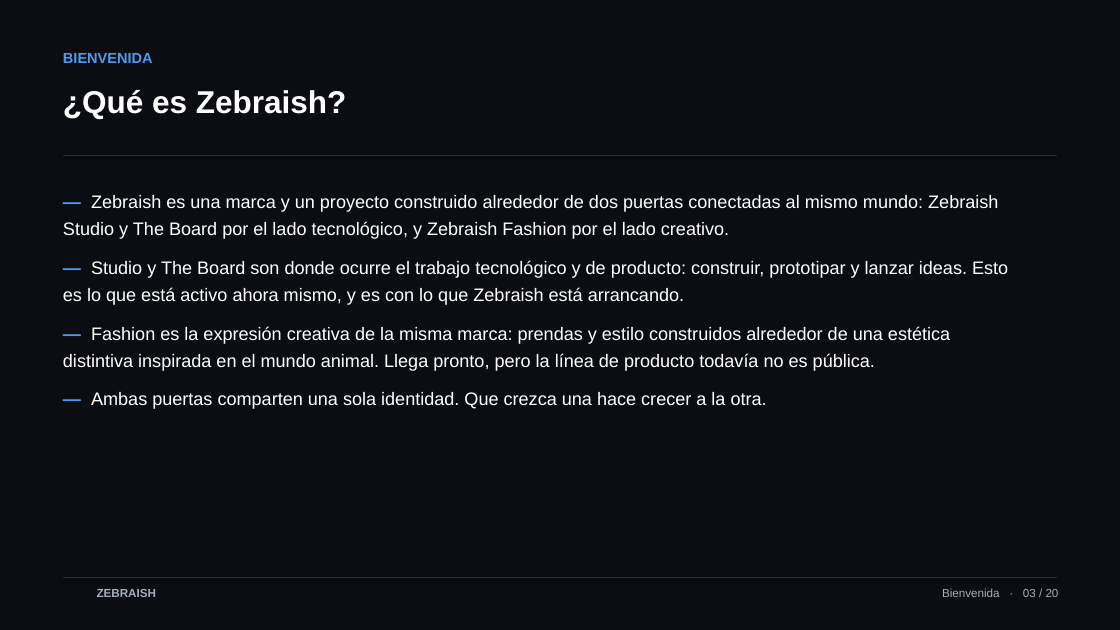
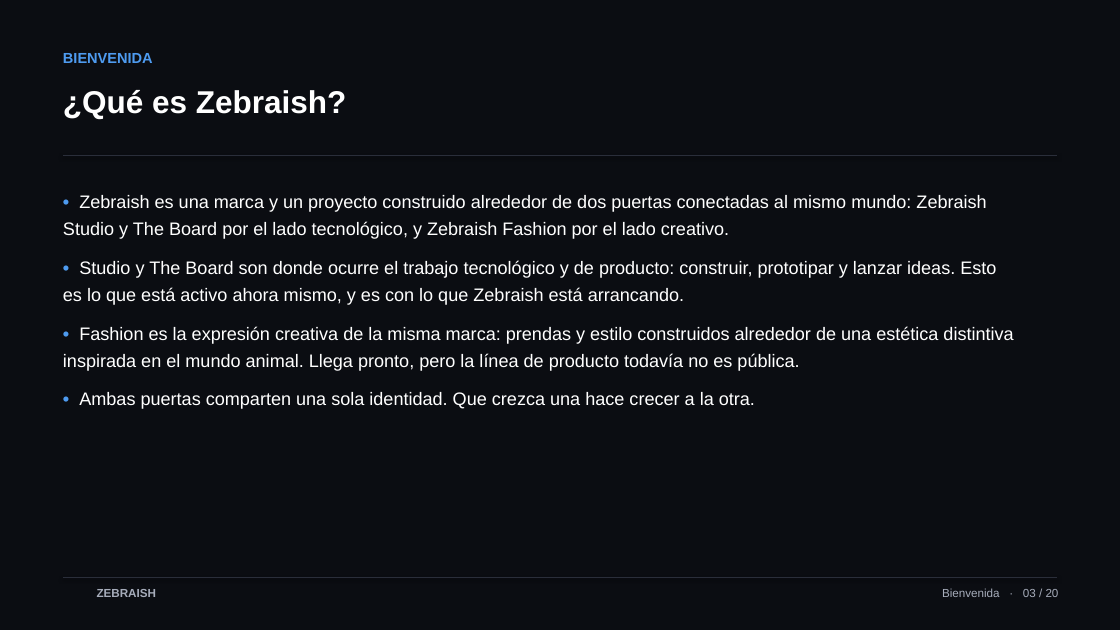
Before and after one commit to TheApeAcademy/ZEBRAISH-, a slide deck: slide 3 of zebraish-christian-onboarding-es.pptx. Drawn at 1120x630 pixels with LibreOffice and Linux fonts; fonts in the diff are those of the drawing; background and template pictures are left out. Boxes give left, top, right and bottom in pixels: in the first picture for what was removed or moved away, otherwise in the second. Text is boxed around its words. In the diff, an @@ line names an element or a change of style, - is before the commit and + after.

```diff
--- a/zebraish-christian-onboarding-es.pptx
+++ b/zebraish-christian-onboarding-es.pptx
@@ text at [63,195,1013,409]: text changed @@
-— Zebraish es una marca y un proyecto construido alrededor de dos puertas conectadas al mismo mundo: Zebraish Studio y The Board por el lado tecnológico, y Zebraish Fashion por el lado creativo.
-— Studio y The Board son donde ocurre el trabajo tecnológico y de producto: construir, prototipar y lanzar ideas. Esto es lo que está activo ahora mismo, y es con lo que Zebraish está arrancando.
-— Fashion es la expresión creativa de la misma marca: prendas y estilo construidos alrededor de una estética distintiva inspirada en el mundo animal. Llega pronto, pero la línea de producto todavía no es pública.
-— Ambas puertas comparten una sola identidad. Que crezca una hace crecer a la otra.
+• Zebraish es una marca y un proyecto construido alrededor de dos puertas conectadas al mismo mundo: Zebraish Studio y The Board por el lado tecnológico, y Zebraish Fashion por el lado creativo.
+• Studio y The Board son donde ocurre el trabajo tecnológico y de producto: construir, prototipar y lanzar ideas. Esto es lo que está activo ahora mismo, y es con lo que Zebraish está arrancando.
+• Fashion es la expresión creativa de la misma marca: prendas y estilo construidos alrededor de una estética distintiva inspirada en el mundo animal. Llega pronto, pero la línea de producto todavía no es pública.
+• Ambas puertas comparten una sola identidad. Que crezca una hace crecer a la otra.
```
Also in this commit, not shown: 14 other slides changed, 3 other files.
